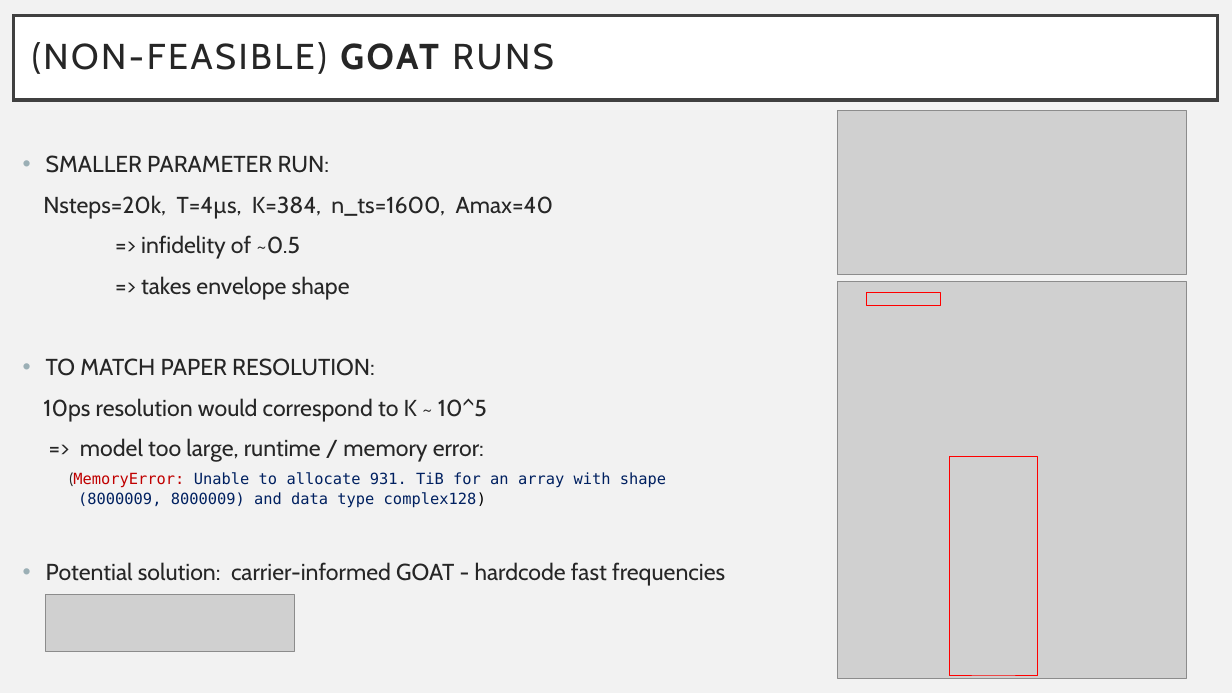
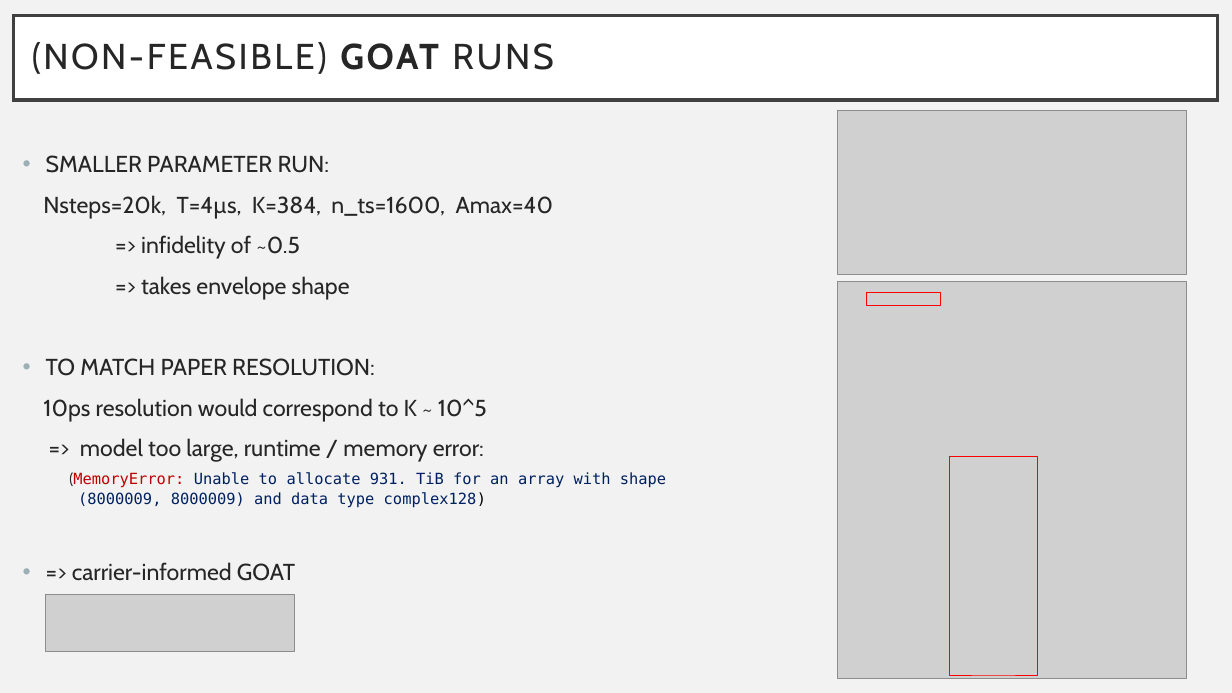
Before and after one commit to johnkrs/GOAT_UXX, a slide deck: slide 4 of GOAT_results.pptx. Drawn at 1232x693 pixels with LibreOffice and Linux fonts; fonts in the diff are those of the drawing; grey boxes stand for pictures. Boxes give left, top, right and bottom in pixels: in the first picture for what was removed or moved away, otherwise in the second. Text is boxed around its words. In the diff, an @@ line names an element or a change of style, - is before the commit and + after.

```diff
--- a/GOAT_results.pptx
+++ b/GOAT_results.pptx
@@ text at [72, 562, 295, 581]: text changed @@
-• Potential solution: carrier-informed GOAT - hardcode fast frequencies
+• => carrier-informed GOAT
```
Also in this commit, not shown: 1 other slide changed, 11 slides added, 1 other file.
